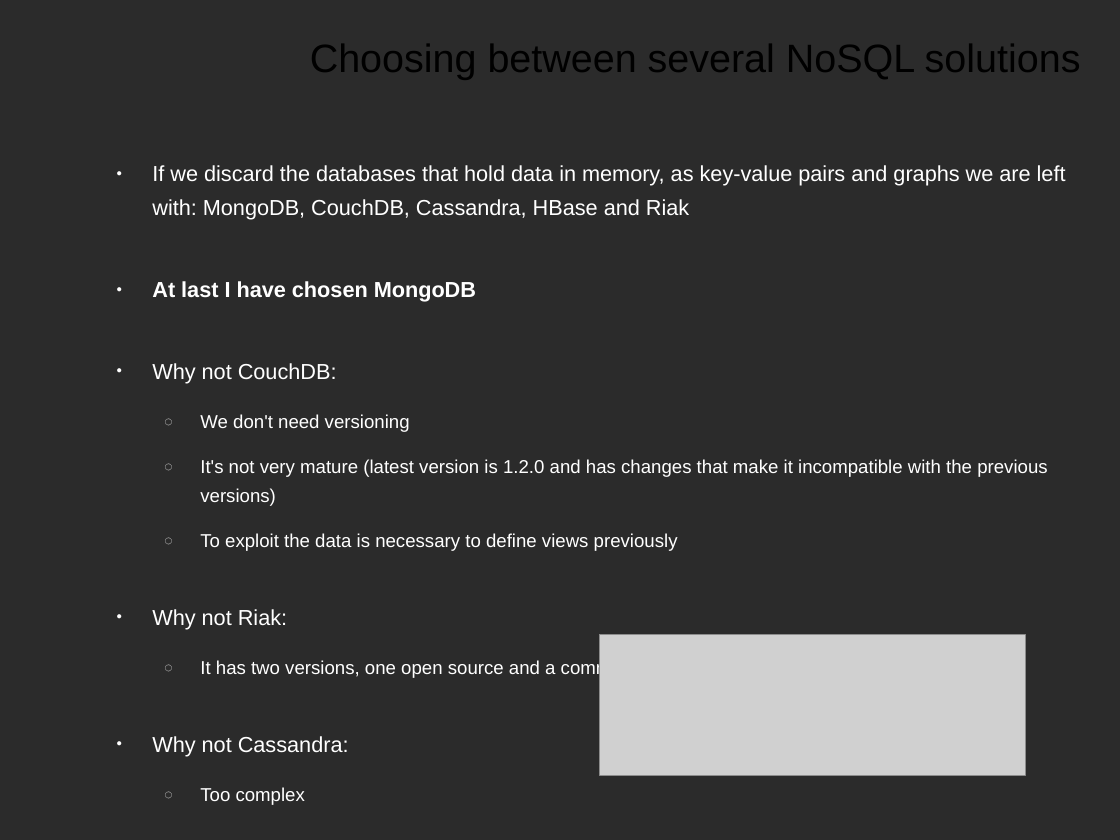
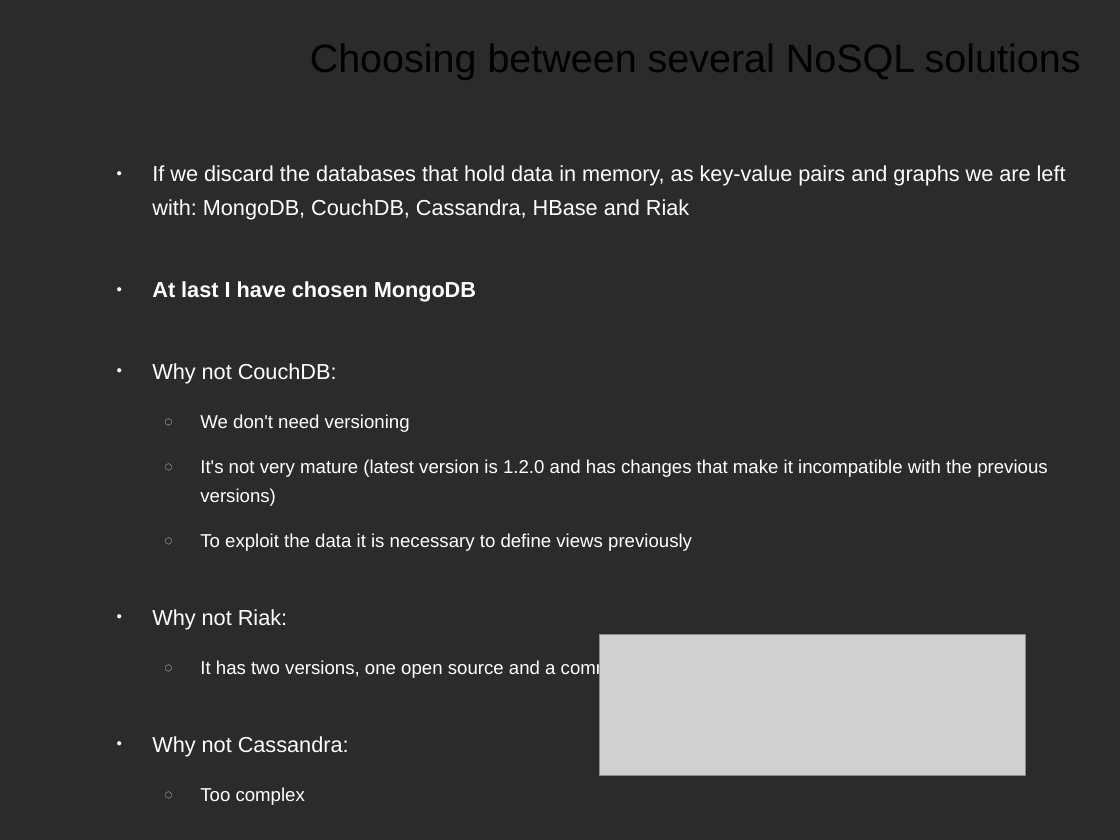
Before and after one commit to Ciges/internet_access_control_demo, a slide deck: slide 11 of NoSQL_Project_MSWL_Presentation.odp. Drawn at 1120x840 pixels with LibreOffice and Linux fonts; fonts in the diff are those of the drawing; grey boxes stand for pictures; background and template pictures are left out; a plain dark background stands for a picture behind light text. Boxes give left, top, right and bottom in pixels: in the first picture for what was removed or moved away, otherwise in the second. Text is boxed around its words. In the diff, an @@ line names an element or a change of style, - is before the commit and + after.

```diff
--- a/NoSQL_Project_MSWL_Presentation.odp
+++ b/NoSQL_Project_MSWL_Presentation.odp
@@ text at [200, 533, 692, 551]: text changed @@
-  ◌ To exploit the data is necessary to define views previously
+  ◌ To exploit the data it is necessary to define views previously
```
Also in this commit, not shown: 20 other slides changed, 1 other file.
